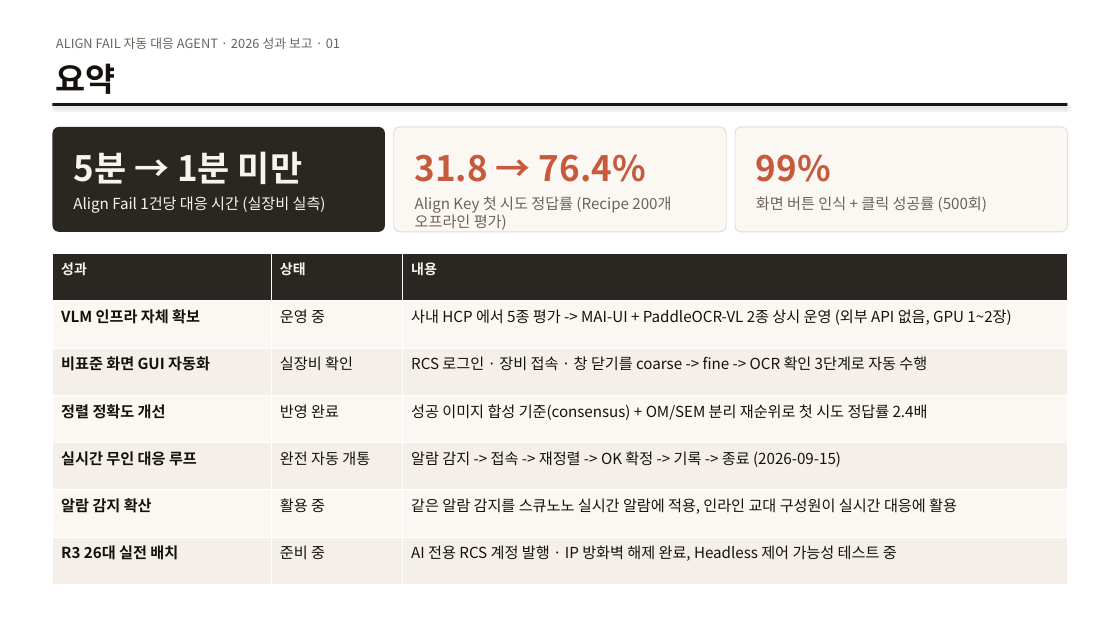
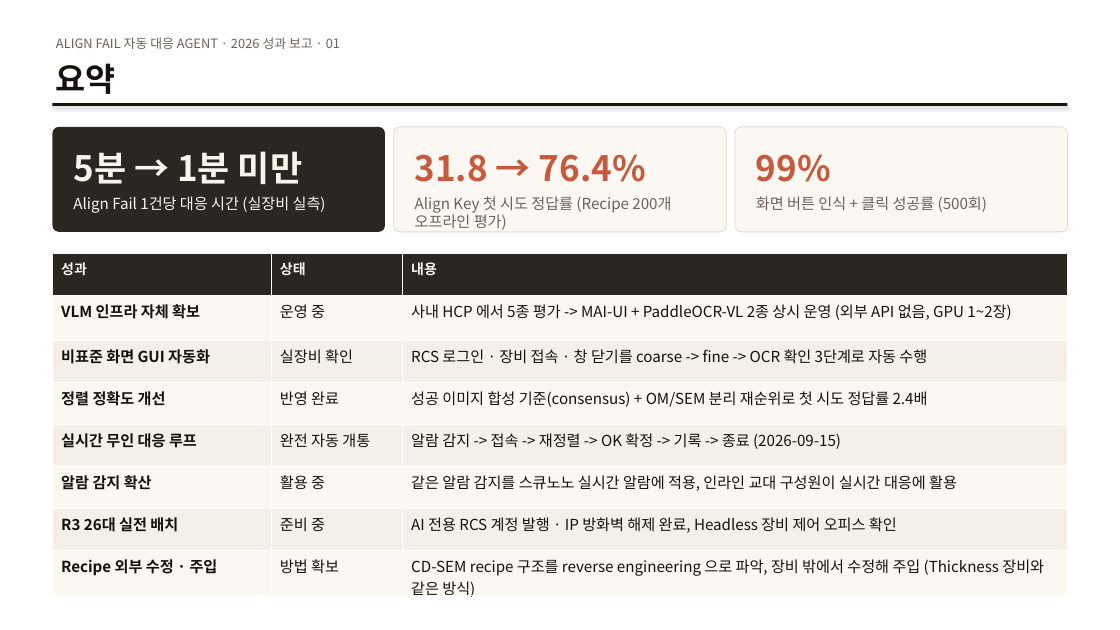
Before and after one commit to DarrenKoi/auto_recipe_creator, a slide deck: slide 2 of docs/project_progress/Align_Tuning_Agent_2026_year_end.pptx. Drawn at 1120x630 pixels with LibreOffice and Linux fonts; fonts in the diff are those of the drawing. Boxes give left, top, right and bottom in pixels: in the first picture for what was removed or moved away, otherwise in the second. Text is boxed around its words. In the diff, an @@ line names an element or a change of style, - is before the commit and + after.

```diff
--- a/docs/project_progress/Align_Tuning_Agent_2026_year_end.pptx
+++ b/docs/project_progress/Align_Tuning_Agent_2026_year_end.pptx
@@ table at [52,254,1067,601] @@
-row 7: R3 26대 실전 배치 | 준비 중 | AI 전용 RCS 계정 발행 · IP 방화벽 해제 완료, Headless 제어 가능성 테스트 중
+row 7: R3 26대 실전 배치 | 준비 중 | AI 전용 RCS 계정 발행 · IP 방화벽 해제 완료, Headless 장비 제어 오피스 확인
+row 8: Recipe 외부 수정 · 주입 | 방법 확보 | CD-SEM recipe 구조를 reverse engineering 으로 파악, 장비 밖에서 수정해 주입 (Thickness 장비와 같은 방식)
```
Also in this commit, not shown: 3 other slides changed, 1 slide added, 11 other files.
